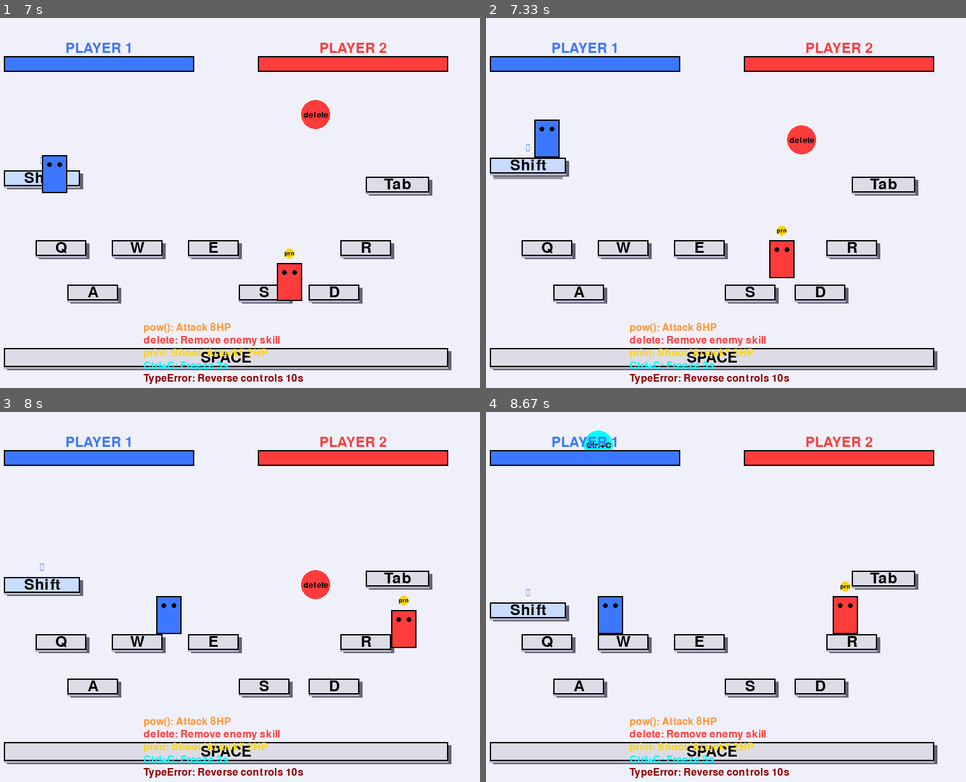
Above: before the commit, frames 1-4 (two rows, left to right).
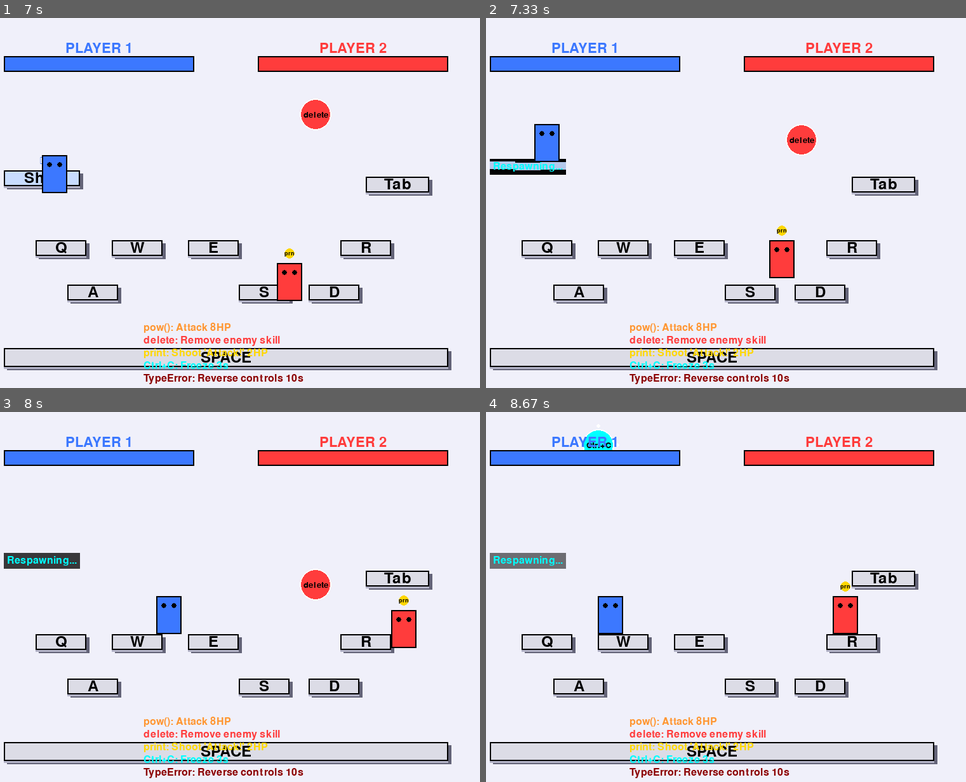
Above: after the commit, the same moments.

Repository: xueyu-coco/King-of-Python
Game: pygame game, started from main.py
Two runs of this game, one before a commit and one after it. Both use one fixed random seed, a clock stepped at 60 frames per second and the inputs below.
Inputs:
- Up to frame 1 (7 s): tap S at 0.33 s; hold Right 0.67-1.13 s; hold Up 1.17-1.47 s; hold W 1.17-1.47 s; hold Right 1.5-1.97 s; hold D 1.5-1.97 s; hold Left 2-2.53 s; hold A 2-2.53 s; hold Left 2.57-2.97 s; hold A 2.57-2.97 s; hold Up 3-3.37 s; hold W 3-3.37 s; hold Right 3.4-4.03 s; hold D 3.4-4.03 s; hold Left 4.07-4.53 s; hold A 4.07-4.53 s; hold Right 4.57-5.03 s; hold D 4.57-5.03 s; hold Up 5.07-5.37 s; hold W 5.07-5.37 s; hold Right 5.4-5.87 s; hold D 5.4-5.87 s; hold Left 5.9-6.43 s; hold A 5.9-6.43 s; hold Left 6.47-6.87 s; hold A 6.47-6.87 s; hold Up from 6.9 s (still down); hold W from 6.9 s (still down)
- Up to frame 2 (7.33 s): release Up at 7.27 s; release W at 7.27 s; hold Right from 7.3 s (still down); hold D from 7.3 s (still down)
- Up to frame 3 (8 s): release Right at 7.93 s; release D at 7.93 s; hold Left from 7.97 s (still down); hold A from 7.97 s (still down)
- Up to frame 4 (8.67 s): release Left at 8.43 s; release A at 8.43 s; hold Right from 8.47 s (still down); hold D from 8.47 s (still down)

Frame 1 is identical in both runs. In frame 2, 0.9% of the frame differs, in the area x 0-18%, y 27-44%; in frame 3, 1.5%; in frame 4, 1.5%, in the area x 0-18%, y 38-57%.

Commit message:
Make Shift platform break instantly on contact, respawn in 3s

Diff:
--- a/entities/platform.py
+++ b/entities/platform.py
@@ -19,9 +19,9 @@
         self.is_breakable = is_breakable
         self.is_broken = False
         self.break_timer = 0  # 站在上面的计时
-        self.break_threshold = 180  # 3秒 = 180帧
+        self.break_threshold = 1  # 立即断裂 = 1帧
         self.respawn_timer = 0  # 重生计时
-        self.respawn_time = 60  # 1秒 = 60帧
+        self.respawn_time = 180  # 3秒 = 180帧
         self.player_on_platform = False
 
     def update(self, players=None):
